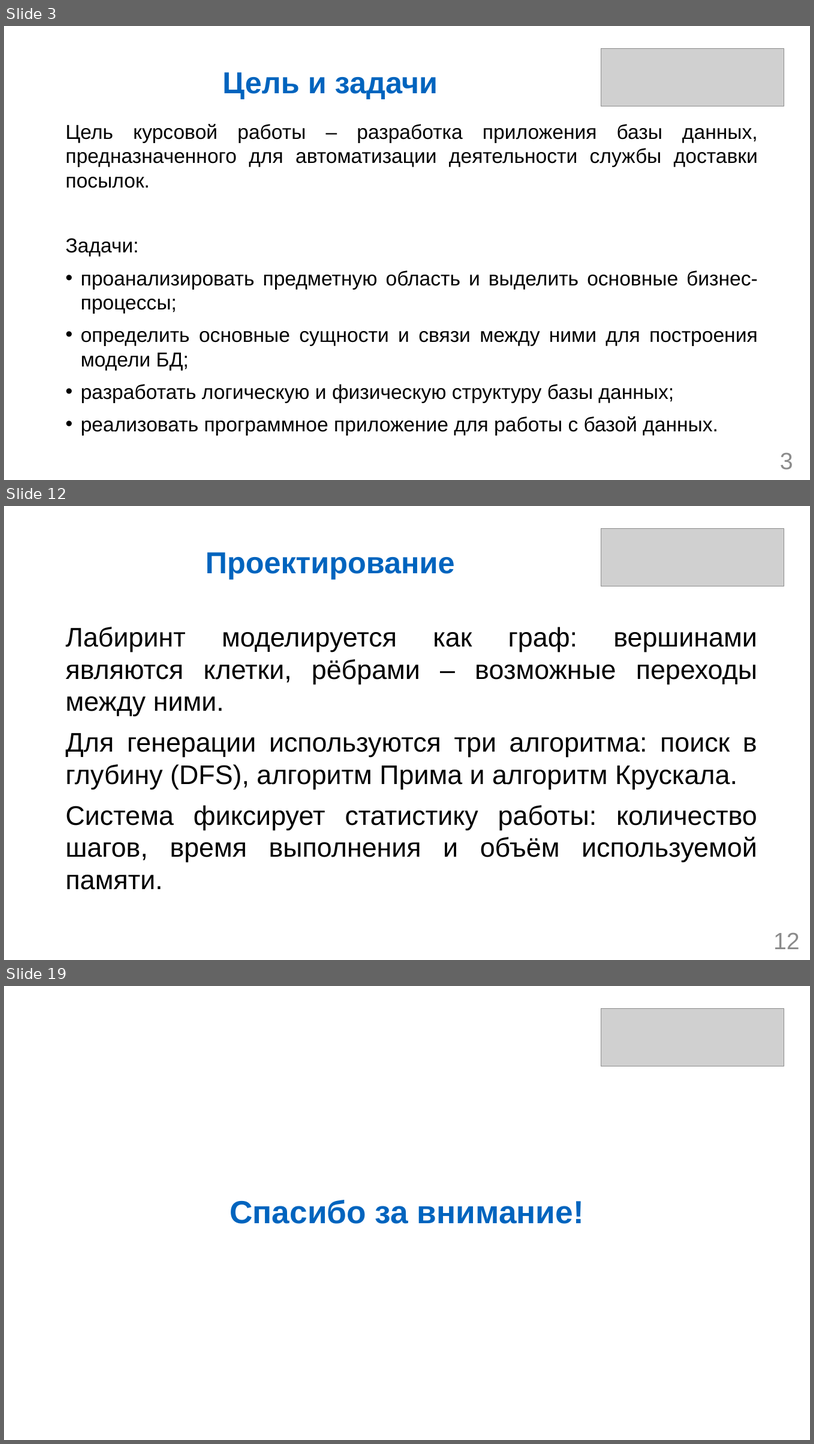
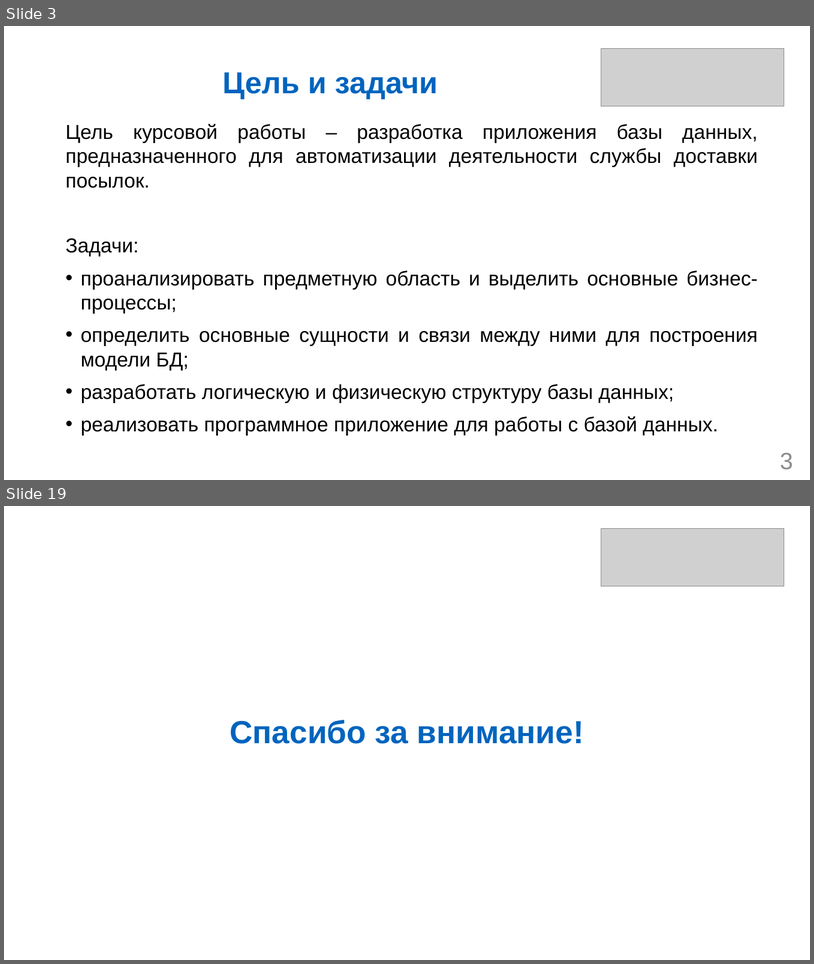
Before and after one commit to DimaDima51/db-coursework, a slide deck: Котельников ИВТб23о-1 Курсовая работа.pptx. Shown one above the other, each under a label of ours: slides 3, 12 and 19 before the commit, slides 3 and 19 after it; the slides between them are not shown. The pictures are 814x1444 and 814x964 pixels, drawn with LibreOffice and Linux fonts; fonts in the diff are those of the drawing; grey boxes stand for pictures. Boxes give left, top, right and bottom in pixels: in the first picture for what was removed or moved away, otherwise in the second. Text is boxed around its words. In the diff, an @@ line names an element or a change of style, - is before the commit and + after.

```diff
--- a/Котельников ИВТб23о-1 Курсовая работа.pptx
+++ b/Котельников ИВТб23о-1 Курсовая работа.pptx
@@ slide 12 removed at (4, 506, 810, 960), background #FFFFFF @@
@@ picture removed at (601, 528, 785, 586) @@
@@ title removed at (206, 552, 455, 579) @@
-Проектирование
@@ text removed at (66, 627, 758, 889) @@
-Лабиринт моделируется как граф: вершинами являются клетки, рёбрами – возможные переходы между ними.
-Для генерации используются три алгоритма: поиск в глубину (DFS), алгоритм Прима и алгоритм Крускала.
-Система фиксирует статистику работы: количество шагов, время выполнения и объём используемой памяти.
@@ page number removed at (774, 932, 800, 949) @@
-12
```
Also in this commit, not shown: 3 slides changed, 12 slides added, 11 other slides removed, 6 other files.
